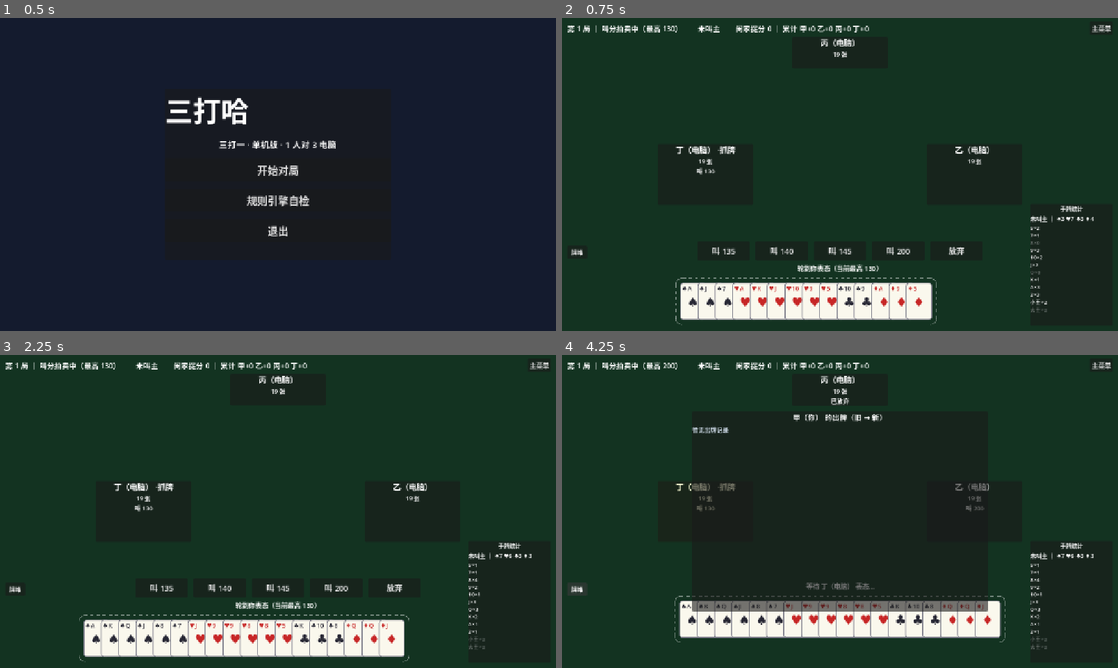
Above: before the commit, frames 1-4 (two rows, left to right).
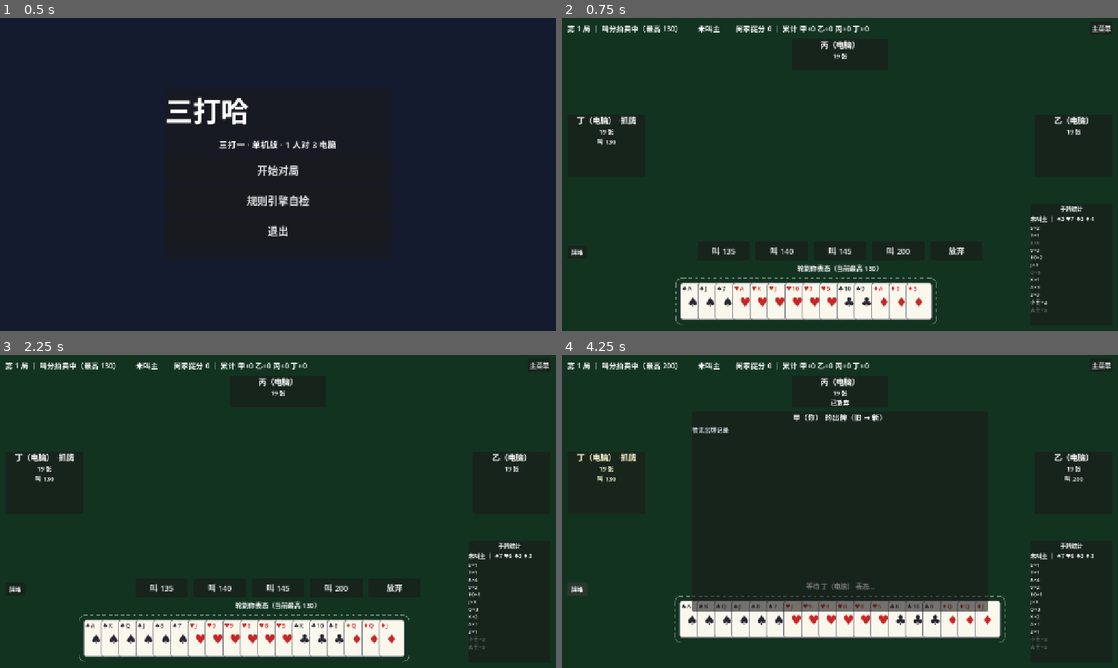
Above: after the commit, the same moments.

Repository: longy1/three-beat-one
Game: Godot game, scene res://scenes/main_menu.tscn
Same seed, same stepped clock (60 frames per second), same inputs: the game is played once before the commit and once after it.
Inputs:
- Up to frame 1 (0.5 s): no input
- Up to frame 2 (0.75 s): click "开始对局" at 0.5 s
- Up to frame 3 (2.25 s): click "主菜单" at 1.25 s; click "开始对局" at 2 s
- Up to frame 4 (4.25 s): click "叫 135" at 2.75 s; click "牌堆" at 3.5 s

Frame 1 is identical in both runs. In frame 2, 0.9% of the frame differs, in the area x 2-95%, y 6-50%; in frame 3, 0.9%; in frame 4, 1.0%.

Commit message:
ui: 规范整体布局——出牌归位各自座位带，不再遮挡玩家信息
- 丁/乙面板移至左右边缘（12~192 / 1088~1268），丙居上带（y48~120）
- TrickArea 改全屏层，出牌锚点按座位带绝对定位：
  你=手牌正上方(640,396)、丙=上带右(870,84)、乙=面板左侧(980,294)、丁=面板右侧(300,294)
- Toast 移至上带下方；翻底展示改屏幕居中

Diff:
--- a/scenes/game_table.tscn
+++ b/scenes/game_table.tscn
@@ -58,9 +58,9 @@
 anchor_left = 0.5
 anchor_right = 0.5
 offset_left = -110.0
-offset_top = 44.0
+offset_top = 48.0
 offset_right = 110.0
-offset_bottom = 116.0
+offset_bottom = 120.0
 grow_horizontal = 2
 
 [node name="VBox" type="VBoxContainer" parent="SeatTop"]
@@ -87,17 +87,11 @@
 
 [node name="SeatLeft" type="PanelContainer" parent="."]
 layout_mode = 1
-anchors_preset = 9
-anchor_left = 0.5
-anchor_top = 0.5
-anchor_right = 0.5
-anchor_bottom = 0.5
-offset_left = -420.0
-offset_top = -70.0
-offset_right = -200.0
-offset_bottom = 70.0
-grow_horizontal = 2
-grow_vertical = 2
+anchors_preset = 0
+offset_left = 12.0
+offset_top = 222.0
+offset_right = 192.0
+offset_bottom = 366.0
 
 [node name="VBox" type="VBoxContainer" parent="SeatLeft"]
 layout_mode = 2
@@ -123,17 +117,14 @@
 
 [node name="SeatRight" type="PanelContainer" parent="."]
 layout_mode = 1
-anchors_preset = 9
-anchor_left = 0.5
-anchor_top = 0.5
-anchor_right = 0.5
-anchor_bottom = 0.5
-offset_left = 200.0
-offset_top = -70.0
-offset_right = 420.0
-offset_bottom = 70.0
-grow_horizontal = 2
-grow_vertical = 2
+anchors_preset = 0
+anchor_left = 1.0
+anchor_right = 1.0
+offset_left = -192.0
+offset_top = 222.0
+offset_right = -12.0
+offset_bottom = 366.0
+grow_horizontal = 0
 
 [node name="VBox" type="VBoxContainer" parent="SeatRight"]
 layout_mode = 2
@@ -159,15 +150,12 @@
 
 [node name="TrickArea" type="Control" parent="."]
 layout_mode = 1
-anchors_preset = 8
-anchor_left = 0.5
-anchor_top = 0.5
-anchor_right = 0.5
-anchor_bottom = 0.5
-offset_left = -320.0
-offset_top = -190.0
-offset_right = 320.0
-offset_bottom = 60.0
+anchors_preset = 15
+anchor_right = 1.0
+anchor_bottom = 1.0
+grow_horizontal = 2
+grow_vertical = 2
+mouse_filter = 2
 
 [node name="ToastLabel" type="Label" parent="."]
 layout_mode = 1
@@ -175,9 +163,9 @@
 anchor_left = 0.5
 anchor_right = 0.5
 offset_left = -300.0
-offset_top = 40.0
+offset_top = 132.0
 offset_right = 300.0
-offset_bottom = 68.0
+offset_bottom = 160.0
 theme_override_font_sizes/font_size = 16
 modulate = Color(1, 0.8, 0.3, 1)
 text = ""
--- a/scripts/game_table.gd
+++ b/scripts/game_table.gd
@@ -506,16 +506,18 @@
 
 func _refresh_trick_area() -> void:
 	_clear_trick_area()
-	# 本轮各家出牌（与座位布局一致，逆时针）：0 下、1 右、2 上、3 左。
+	# 本轮各家出牌：TrickArea 为全屏层，锚点即屏幕绝对坐标。
+	# 每家出牌显示在自己座位带内（你=手牌正上方、丙=上带右侧、
+	# 乙/丁=面板朝向桌心一侧），互不遮挡座位信息。
 	# 结算后 current_plays 已清空，改用 last_trick 快照停留展示（约 1 秒）
 	var shown: Array = engine.current_plays
 	if shown.is_empty():
 		shown = engine.last_trick
 	var anchors := {
-		0: Vector2(320, 210),
-		1: Vector2(560, 105),
-		2: Vector2(320, 10),
-		3: Vector2(80, 105),
+		0: Vector2(640, 396),
+		1: Vector2(980, 294),
+		2: Vector2(870, 84),
+		3: Vector2(300, 294),
 	}
 	for play in shown:
 		var seat: int = play.seat
@@ -569,7 +571,7 @@
 		cards_row.add_child(CardWidget.create(c, true, true))
 	box.add_child(cards_row)
 	trick_area.add_child(box)
-	box.position = Vector2(320, 110) - Vector2(220, 30)
+	box.position = Vector2(640, 300) - Vector2(220, 40)
 
 
 func _clear_bottom_cards() -> void:
